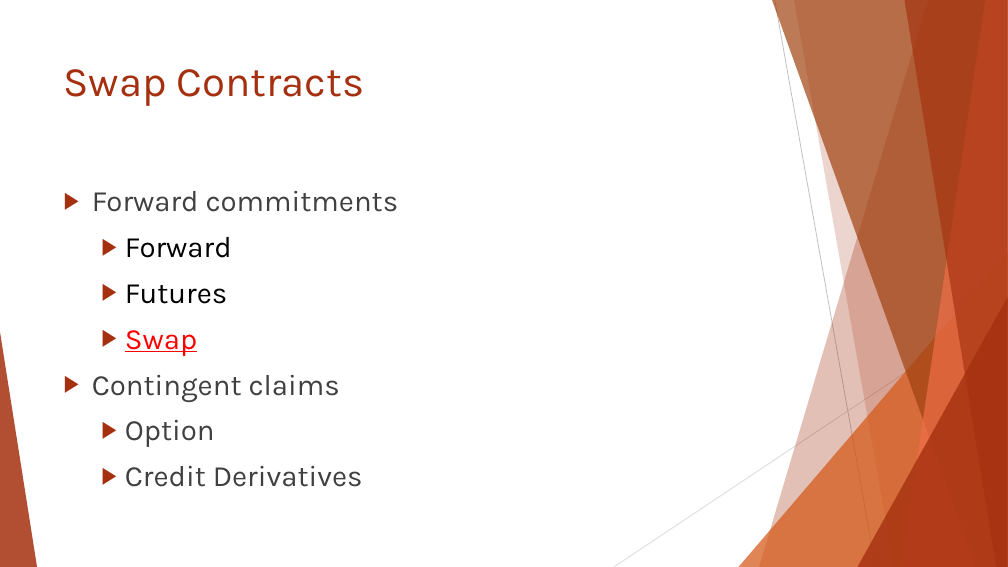
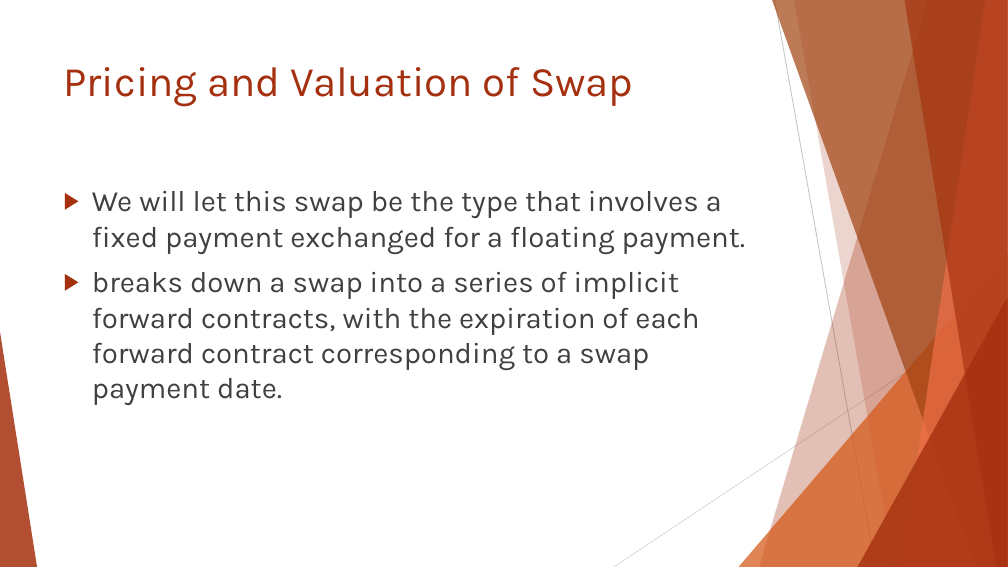
Before and after one commit to Isco0530/data, a slide deck: slide 29 of Reading 46.pptx. Drawn at 1008x567 pixels with LibreOffice and Linux fonts; fonts in the diff are those of the drawing. Boxes give left, top, right and bottom in pixels: in the first picture for what was removed or moved away, otherwise in the second. Text is boxed around its words. In the diff, an @@ line names an element or a change of style, - is before the commit and + after.

```diff
--- a/Reading 46.pptx
+++ b/Reading 46.pptx
@@ title at (64, 67, 633, 107): text changed @@
-Swap Contracts
+Pricing and Valuation of Swap
@@ text at (92, 191, 746, 405): text changed @@
-▶ Forward commitments
-  ▶ Forward
-  ▶ Futures
-  ▶ Swap
-▶ Contingent claims
-  ▶ Option
-  ▶ Credit Derivatives
+▶ We will let this swap be the type that involves a fixed payment exchanged for a floating payment.
+▶ breaks down a swap into a series of implicit forward contracts, with the expiration of each forward contract corresponding to a swap payment date.
```
Also in this commit, not shown: 2 other slides changed, 1 slide added, 3 slides removed.
